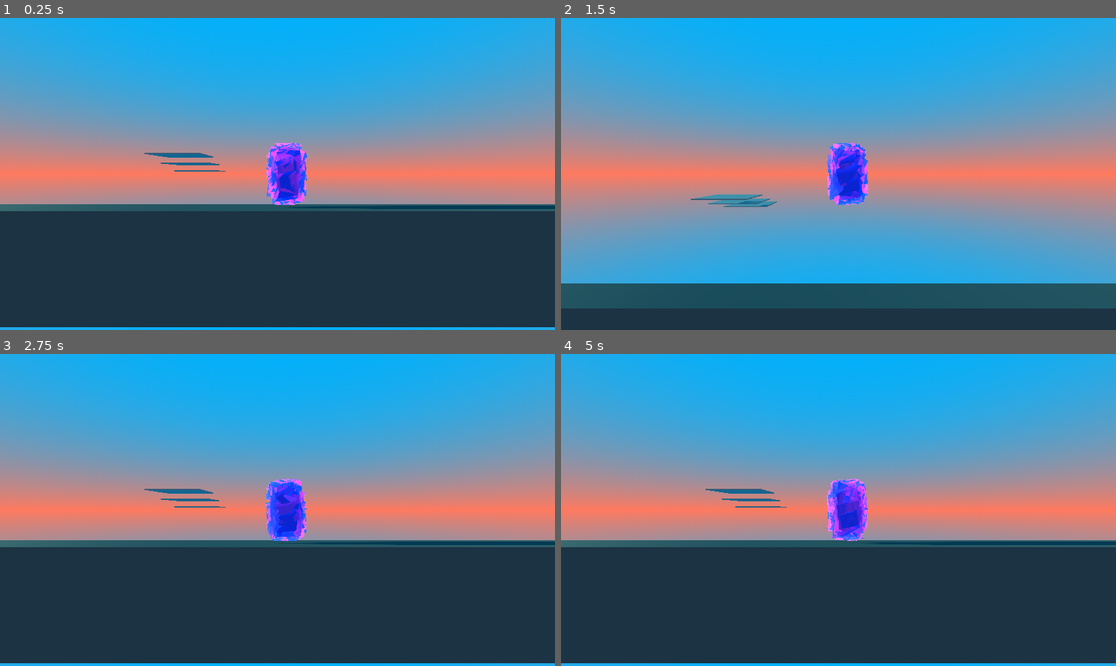
Above: before the commit, frames 1-4 (two rows, left to right).
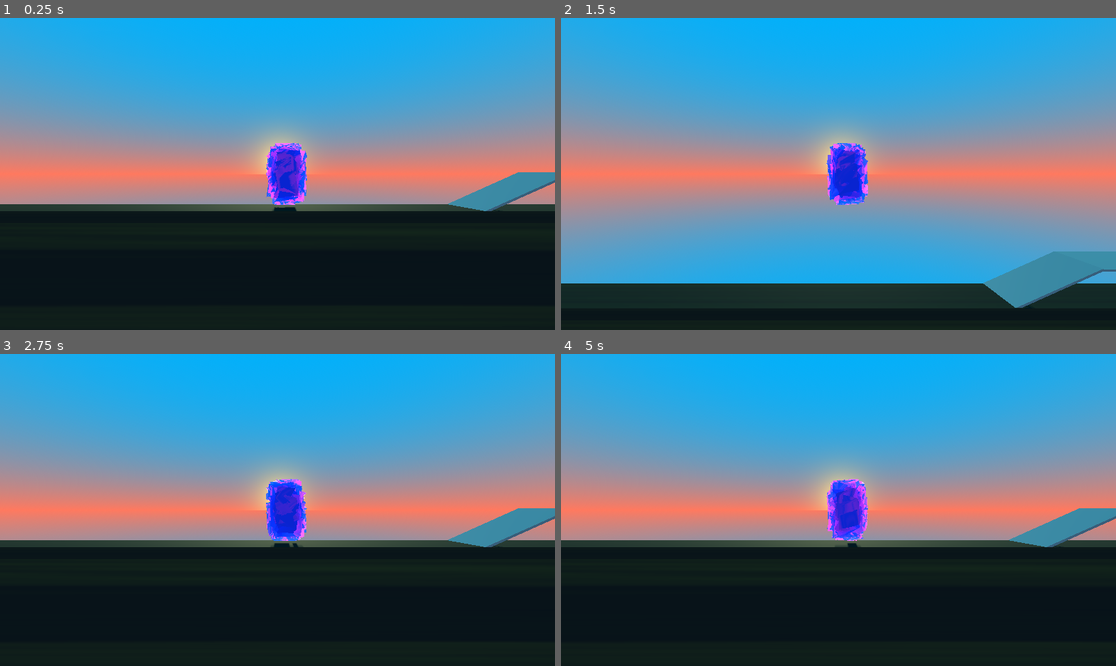
Above: after the commit, the same moments.

Repository: LoadShedding-Creator/Misinput
Game: Godot game, scene res://World.tscn
Same seed, same stepped clock (60 frames per second), same inputs: the game is played once before the commit and once after it.
Inputs (mouse positions are in pixels of both pictures, inside the frame that each line leads up to):
- Up to frame 1 (0.25 s): no input
- Up to frame 2 (1.5 s): tap Enter (ui_accept) at 0.5, 0.77 s; move the mouse to (866, 174) at 0.52 s; tap A (a) at 0.6 s; tap D (d) at 0.8, 1.35 s; move the mouse to (810, 174) at 1.27 s
- Up to frame 3 (2.75 s): tap Enter (ui_accept) at 1.52 s; tap S (s) at 1.55, 2.1 s; move the mouse to (288, 503) at 2.02 s; tap A (a) at 2.3 s
- Up to frame 4 (5 s): move the mouse to (832, 516) at 2.77 s; tap A (a) at 2.85, 4.55 s; tap Enter (ui_accept) at 3.02, 3.77, 4.52 s; tap D (d) at 3.05, 3.6 s; move the mouse to (877, 513) at 3.52 s; tap S (s) at 3.8, 4.35 s; move the mouse to (794, 506) at 4.27 s

The runs differ from the first frame. In frame 1, 43% of the frame differs, in the area x 0-100%, y 35-100%; in frame 2, 18%; in frame 3, 43%; in frame 4, 42%.

Commit message:
Ground test
e

Diff:
--- a/World.tscn
+++ b/World.tscn
@@ -1,11 +1,13 @@
-[gd_scene load_steps=7 format=3 uid="uid://dbxckrfghx2ct"]
+[gd_scene load_steps=8 format=3 uid="uid://dbxckrfghx2ct"]
 
+[ext_resource type="Texture2D" uid="uid://cb8d7rg82h1gb" path="res://Game Images/Game-Dirt.jpeg" id="1_3irbg"]
 [ext_resource type="PackedScene" uid="uid://b871o6f6f4to8" path="res://Player.tscn" id="1_at5ga"]
 [ext_resource type="Environment" uid="uid://c73te6d4inath" path="res://world_environment.tres" id="2_40qtx"]
 [ext_resource type="PackedScene" uid="uid://b5icgnnkuqbou" path="res://Platform.tscn" id="2_ohr0p"]
 
 [sub_resource type="StandardMaterial3D" id="StandardMaterial3D_miw8r"]
-albedo_color = Color(0.310617, 0.310617, 0.310617, 1)
+albedo_color = Color(0.217422, 0.244111, 0.0733633, 1)
+albedo_texture = ExtResource("1_3irbg")
 
 [sub_resource type="BoxMesh" id="BoxMesh_4yigl"]
 material = SubResource("StandardMaterial3D_miw8r")
@@ -14,13 +16,22 @@
 
 [node name="Main" type="Node3D"]
 
-[node name="MeshInstance3D" type="MeshInstance3D" parent="."]
-transform = Transform3D(-8.74228e-08, 0, 100, 0, 5, 0, -2, 0, -4.37114e-06, -0.0127373, -2.48316, 0.0312443)
+[node name="Ground 1" type="MeshInstance3D" parent="."]
+transform = Transform3D(-8.74228e-08, 0, 10000, 0, 0.5, 0, -2, 0, -0.000437114, -0.013, -0.5, 0.031)
 mesh = SubResource("BoxMesh_4yigl")
 
-[node name="StaticBody3D" type="StaticBody3D" parent="MeshInstance3D"]
+[node name="StaticBody3D" type="StaticBody3D" parent="Ground 1"]
 
-[node name="CollisionShape3D" type="CollisionShape3D" parent="MeshInstance3D/StaticBody3D"]
+[node name="CollisionShape3D" type="CollisionShape3D" parent="Ground 1/StaticBody3D"]
+shape = SubResource("BoxShape3D_81tlb")
+
+[node name="Ground 2" type="MeshInstance3D" parent="."]
+transform = Transform3D(-8.74228e-08, 0, 10000, 0, 100, 0, -2, 0, -0.000437114, -0.013, -50.25, 0.031)
+mesh = SubResource("BoxMesh_4yigl")
+
+[node name="StaticBody3D" type="StaticBody3D" parent="Ground 2"]
+
+[node name="CollisionShape3D" type="CollisionShape3D" parent="Ground 2/StaticBody3D"]
 shape = SubResource("BoxShape3D_81tlb")
 
 [node name="Player" parent="." instance=ExtResource("1_at5ga")]
@@ -29,8 +40,8 @@
 [node name="WorldEnvironment" type="WorldEnvironment" parent="."]
 environment = ExtResource("2_40qtx")
 
-[node name="DirectionalLight3D" type="DirectionalLight3D" parent="."]
-transform = Transform3D(1.19249e-08, 0.0610485, -0.998135, 0, 0.998135, 0.0610485, 1, -7.27996e-10, 1.19026e-08, 1.7251, 2.1228, 0)
+[node name="Sun" type="DirectionalLight3D" parent="."]
+transform = Transform3D(-0.999908, -0.000828932, 0.0135529, 1.16411e-10, 0.998135, 0.0610485, -0.0135782, 0.0610429, -0.998043, 2.38527, 2.1228, 0)
 light_color = Color(1, 0.906197, 0.577558, 1)
 light_angular_distance = 2.0
 shadow_enabled = true
@@ -38,10 +49,10 @@
 shadow_blur = 0.5
 
 [node name="Platform" parent="." instance=ExtResource("2_ohr0p")]
-transform = Transform3D(1, 0, 0, 0, 1, 0, 0, 0, 1, -10, 2, -15.9584)
+transform = Transform3D(0.912713, -0.408601, 0, 0.408601, 0.912713, 0, 0, 0, 0.5, 10.1096, 0.381183, 0)
 
 [node name="Platform2" parent="." instance=ExtResource("2_ohr0p")]
-transform = Transform3D(1, 0, 0, 0, 1, 0, 0, 0, 1, -10, 2.75365, -13.1248)
+transform = Transform3D(0.857778, -0.51402, 0, 0.51402, 0.857778, 0, 0, 0, 0.5, 19.4721, 2.64991, 0)
 
 [node name="Platform3" parent="." instance=ExtResource("2_ohr0p")]
-transform = Transform3D(1, 0, 0, 0, 1, 0, 0, 0, 1, -10, 3.49828, -10.7031)
+transform = Transform3D(1, 0, 0, 0, 1, 0, 0, 0, 0.5, 14.8481, 1.38046, 0)
Binary file added: Game Images/Game-Dirt.jpeg
Not shown, added: Game Images/Game-Dirt.jpeg.import
